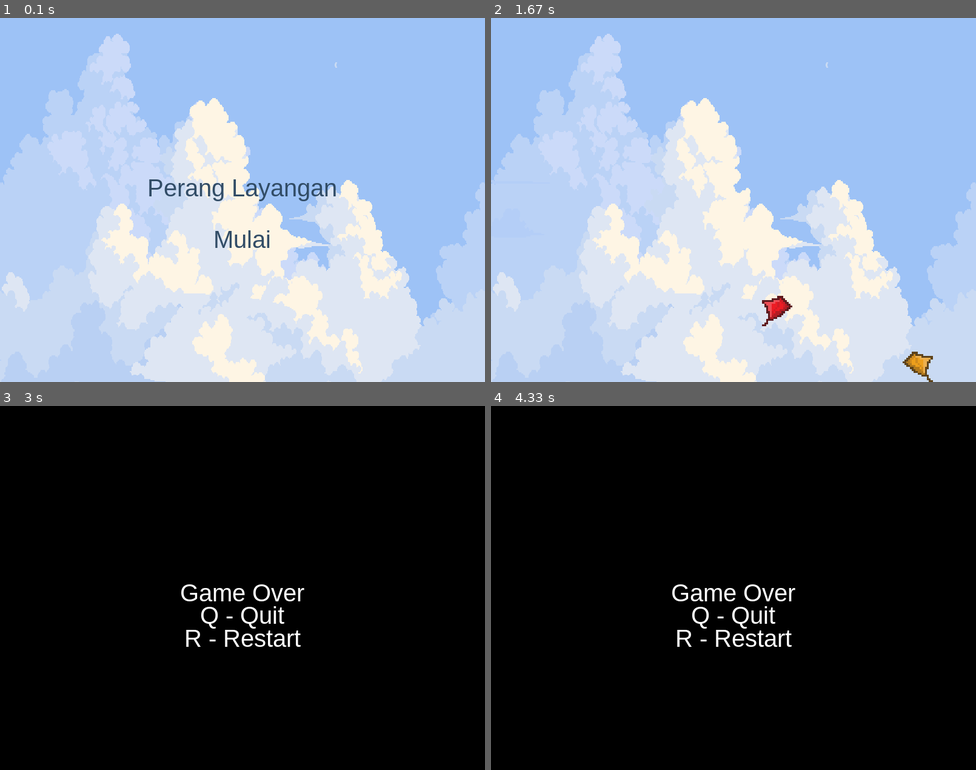
Above: before the commit, frames 1-4 (two rows, left to right).
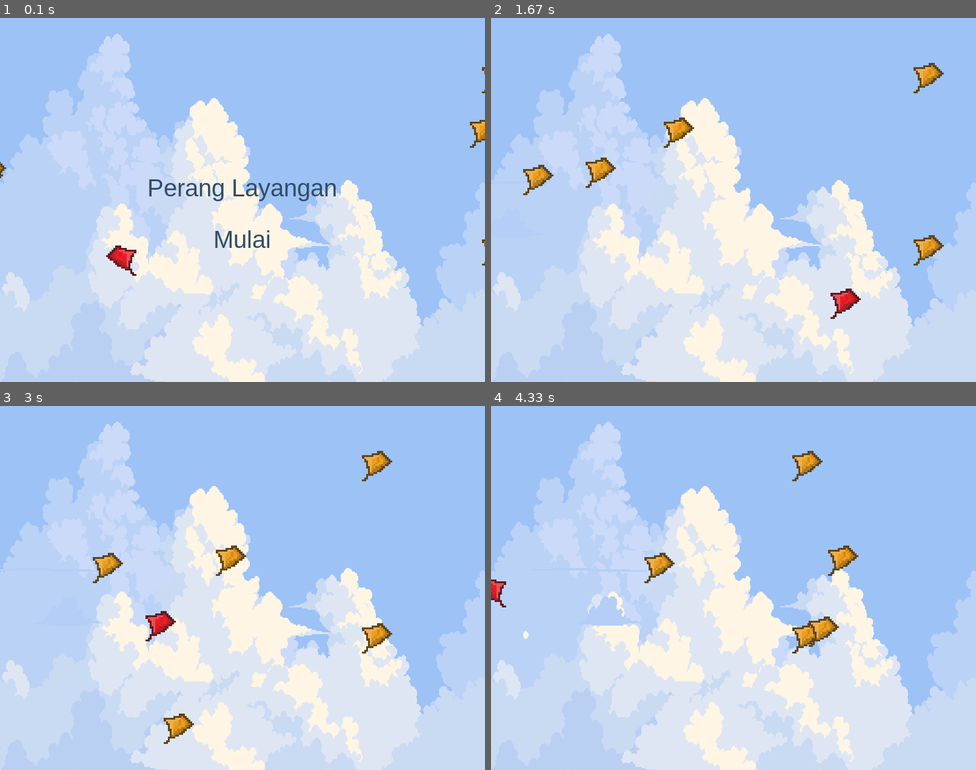
Above: after the commit, the same moments.

Repository: Tedorikk/PyGameLayangan
Game: pygame game, started from game_final_layangan.py
The game is run twice, just before and just after one commit, with the same random seed, the same clock (stepped at 60 frames per second) and the same inputs.
Inputs:
- Up to frame 1 (0.1 s): no input
- Up to frame 2 (1.67 s): tap Space at 0.33, 0.73, 1.03, 1.23, 1.53 s; hold Right 0.67-1.13 s; hold Right 1.17-1.63 s
- Up to frame 3 (3 s): hold Left 1.67-2.2 s; tap Space at 1.73, 2.03, 2.3, 2.6, 2.73 s; hold Left 2.23-2.63 s; hold Right from 2.67 s (still down)
- Up to frame 4 (4.33 s): tap Space at 3.03, 3.4, 3.7, 3.9, 4.2 s; release Right at 3.3 s; hold Left 3.33-3.8 s; hold Left 3.83-4.3 s

The runs differ from the first frame. In frame 1, 0.5% of the frame differs, in the area x 0-100%, y 12-71%; in frame 2, 2.1%; in frame 3, 100%, in the area x 0-100%, y 0-100%; in frame 4, 100%.

Commit message:
Fix Mekanisme Game

Diff:
--- a/game_final_layangan.py
+++ b/game_final_layangan.py
@@ -60,69 +60,116 @@
 
 layangan_selected = 0  # Layangan Default
 
-class Layangan:
+class Player(pg.sprite.Sprite):
     def __init__(self, image, x, y, speed=15, gravity=1.0, jump_strength=-10, max_jumps=2):
+        super().__init__()
         self.image = pg.transform.scale(image, (50, 50))
-        self.x = x
-        self.y = y
+        self.rect = self.image.get_rect(center=(x, y))
         self.speed = speed
         self.gravity = gravity
         self.jump_strength = jump_strength
         self.vertical_velocity = 0
         self.facing_left = True
-        self.on_ground = True
         self.horizontal_jump_speed = 5
         self.jump_cooldown = 250
         self.last_jump_time = 0
         self.jumps_left = max_jumps  # Jumlah lompatan tersisa yang diizinkan
         self.max_jumps = max_jumps  # Lompatan maksimal sebelum menyentuh tanah
-
-    def move_left(self, dt):
-        self.facing_left = True
-        self.x -= self.speed * dt / 1000
-
-    def move_right(self, dt):
-        self.facing_left = False
-        self.x += self.speed * dt / 1000
+        self.is_jumping = False  # Menandai jika pemain sedang melompat
 
     def jump(self):
-        current_time = pg.time.get_ticks()
-        if self.jumps_left > 0 and current_time - self.last_jump_time > self.jump_cooldown:
+        # Hanya melompat jika spasi ditekan dan masih bisa melompat
+        if self.jumps_left > 0 and not self.is_jumping:
             self.vertical_velocity = self.jump_strength
-            self.last_jump_time = current_time
+            self.is_jumping = True  # Set pemain dalam keadaan melompat
 
     def apply_gravity(self):
+        # Terus menerapkan gravitasi
         self.vertical_velocity += self.gravity
-        self.y += self.vertical_velocity
-        if self.y >= 550:  # Ground limit
-            self.y = 550
+        self.rect.y += self.vertical_velocity
+
+        # Reset jika menyentuh tanah
+        if self.rect.y >= 550:  # Batas tanah
+            self.rect.y = 550
             self.vertical_velocity = 0
-            self.on_ground = True
             self.jumps_left = self.max_jumps  # Reset lompatan saat menyentuh tanah
-        else:
-            self.on_ground = False
-
-    def update(self, dt):
-        # Gravity effect
+            self.is_jumping = False  # Kembali ke posisi tidak melompat
+
+    def update(self):
+        # Efek gravitasi
         self.apply_gravity()
 
-        # Horizontal movement when jumping
+        # Horizontal movement ketika melompat
         if self.vertical_velocity != 0:
             if self.facing_left:
-                self.x -= self.horizontal_jump_speed * dt / 100
+                self.rect.x -= self.horizontal_jump_speed
             else:
-                self.x += self.horizontal_jump_speed * dt / 100
+                self.rect.x += self.horizontal_jump_speed
+
+    def move_left(self):
+        self.rect.x -= self.speed
+        # Batas jendela kiri
+        if self.rect.x < 0:
+            self.rect.x = 0
+
+    def move_right(self):
+        self.rect.x += self.speed
+        # Batas jendela kanan
+        if self.rect.x > SCREEN_WIDTH - self.image.get_width():
+            self.rect.x = SCREEN_WIDTH - self.image.get_width()
 
     def draw(self, screen):
         # Flip image if facing left
         image_to_draw = pg.transform.flip(self.image, True, False) if self.facing_left else self.image
-        screen.blit(image_to_draw, (self.x, self.y))
-
-
-# Player and enemy initialization using Layangan class
-player = Layangan(layangan_image[layangan_selected], 200, 400)  # Initial position
-enemy = Layangan(layangan_image[ran.randint(0, 3)], 600, 400)  # Random enemy
-enemy_direction = 1  # 1 for right, -1 for left
+        screen.blit(image_to_draw, self.rect.topleft)
+
+class Enemy(pg.sprite.Sprite):
+    def __init__(self, image):
+        super().__init__()
+        self.image = pg.transform.scale(image, (50, 50))  # Mengubah ukuran gambar
+        self.rect = self.image.get_rect()
+        self.rect.y = ran.randint(0, SCREEN_HEIGHT - 75)  # Posisi acak untuk y
+        self.speed = ran.randint(1, 5)  # Kecepatan acak
+
+        # Tentukan arah awal: 1 untuk ke kanan, -1 untuk ke kiri
+        self.direction = ran.choice([-1, 1])
+        if self.direction == 1:  # Jika bergerak ke kanan
+            self.rect.x = -self.image.get_width()  # Muncul dari kiri
+        else:  # Jika bergerak ke kiri
+            self.rect.x = SCREEN_WIDTH  # Muncul dari kanan
+
+    def update(self):
+        self.rect.x += self.speed * self.direction  # Menggerakkan musuh secara horizontal
+
+        # Jika musuh keluar layar, reset posisi
+        if self.rect.right < 0 or self.rect.left > SCREEN_WIDTH:
+            self.reset_position()
+
+    def reset_position(self):
+        # Mengatur ulang posisi x dan y untuk kemunculan kembali
+        self.rect.y = ran.randint(0, SCREEN_HEIGHT - 75)  # Posisi y acak
+        self.direction *= -1  # Ubah arah bergerak
+
+        # Jika bergerak ke kanan, mulai dari kiri; jika ke kiri, mulai dari kanan
+        if self.direction == 1:
+            self.rect.x = -self.image.get_width()  # Muncul dari kiri
+        else:
+            self.rect.x = SCREEN_WIDTH  # Muncul dari kanan
+        self.speed = ran.randint(5, 10)  # Kecepatan acak untuk gerakan berikutnya
+
+    def draw(self, screen):
+        screen.blit(self.image, self.rect.topleft)  # Menggambar musuh ke layar
+
+# Player and enemies initialization
+player = Player(layangan_image[layangan_selected], 200, 400)  # Initial position
+enemies = pg.sprite.Group()  # Mengelompokkan semua musuh
+
+# Menambahkan beberapa musuh ke dalam kelompok enemies
+enemies = pg.sprite.Group()
+# Menambahkan beberapa musuh
+for _ in range(5):  # Menambahkan 5 musuh
+    enemy = Enemy(layangan_image[ran.randint(0, 3)])
+    enemies.add(enemy)
 
 running = True
 
@@ -135,67 +182,75 @@
         if event.type == pg.QUIT:
             running = False
 
-    # Gambar background
-    screen.blit(background_image, (0, 0))  # Menampilkan gambar background di lapisan paling bawah
-    screen.blit(moon_sprite, (0, 0))  # Menampilkan gambar bulan satu lapisan diatas gambar latar belakang
-    screen.blit(cloud1_sprite, (0, 0))  # Menampilkan gambar awan lapisan bawah satu lapisan diatas gambar bulan
-    screen.blit(cloud2_sprite, (0, 0))  # Menampilkan gambar awan lapisan atas satu lapisan diatas gambar awan lapisan bawah
-
-    cloud_moving_x += cloud_speed  # Menggerakkan awan ke kanan
-
-    if cloud_moving_x > SCREEN_WIDTH:  # Jika awan keluar layar, awan kembali ke awal
-        cloud_moving_x = -cloud_moving_sprite.get_width()
-        cloud_moving_y = ran.randint(0, 100)
-
-    # Menampilkan gambar awan bergerak
-    screen.blit(cloud_moving_sprite, (cloud_moving_x, cloud_moving_y))
-
-    # Panggil fungsi untuk menggambar menu
+        # Update semua musuh
+        enemies.update()
+        # Memeriksa tombol untuk restart atau quit
+        if game_state == "game_over":
+            if event.type == pg.KEYDOWN:
+                if event.key == pg.K_r:
+                    # Restart game
+                    player = Player(layangan_image[layangan_selected], 200, 400)  # Reset player
+                    enemies.empty()  # Hapus semua musuh
+                    # Tambahkan musuh baru
+                    for _ in range(5):
+                        # Menambahkan beberapa musuh
+                        enemy = Enemy(layangan_image[ran.randint(0, 3)])
+                        enemies.add(enemy)
+                    game_state = "playing"  # Kembali ke state bermain
+                elif event.key == pg.K_q:
+                    running = False
+
+        # Kontrol untuk pemain
+        if game_state == "playing":
+            keys = pg.key.get_pressed()
+            if keys[pg.K_LEFT]:
+                player.move_left()
+                player.facing_left = True  # Update arah pemain
+            if keys[pg.K_RIGHT]:
+                player.move_right()
+                player.facing_left = False  # Update arah pemain
+            if keys[pg.K_SPACE]:
+                player.jump()  # Melompat jika spasi ditekan
+            else:
+                player.is_jumping = False  # Set pemain tidak dalam keadaan melompat jika spasi tidak ditekan
+
+    # Pembaruan status permainan
+    if game_state == "playing":
+        player.update()  # Pembaruan status pemain
+        enemies.update()  # Pembaruan status musuh
+
+        # Cek tabrakan antara pemain dan musuh
+        if pg.sprite.spritecollideany(player, enemies):
+            game_state = "game_over"  # Ubah state permainan ke game over
+
+    # Menggambar semua elemen di layar
+    screen.blit(background_image, (0, 0))  # Menggambar latar belakang
+    screen.blit(cloud1_sprite, (0, 0))  # Menggambar awan statis
+    screen.blit(cloud2_sprite, (0, 0))  # Menggambar awan statis
+
+    # Menggambar awan bergerak
+    cloud_moving_x += cloud_speed
+    if cloud_moving_x > SCREEN_WIDTH:
+        cloud_moving_x = -cloud_moving_sprite.get_width()  # Reset posisi awan saat keluar layar
+    screen.blit(cloud_moving_sprite, (cloud_moving_x, cloud_moving_y))  # Menggambar awan yang bergerak
+
+    player.draw(screen)  # Menggambar pemain
+    enemies.draw(screen)  # Menggambar musuh
+
+    # Menampilkan menu awal
     keys = pg.key.get_pressed()
     if game_state == "start_menu":
         draw_start_menu()
         if keys[pg.K_SPACE]:
-            player.x, player.y = (SCREEN_WIDTH//2), SCREEN_HEIGHT//2
-            game_state = "game"
-            game_over = False
+            game_state = "playing"
     elif game_state == "game_over":
-        draw_game_over_screen()
+        draw_game_over_screen()  # Menggambar layar game over
         if keys[pg.K_r]:
             game_state = "start_menu"
         if keys[pg.K_q]:
             pg.quit()
             quit()
-    elif game_state == "game":
-        # Gerakan kiri dan kanan menggunakan keyboard untuk player
-        if keys[pg.K_LEFT]:
-            player.move_left(dt)
-        if keys[pg.K_RIGHT]:
-            player.move_right(dt)
-
-        # Lompatan
-        if keys[pg.K_SPACE]:
-            player.jump()  # Memanggil fungsi lompatan jika tombol spasi ditekan
-
-        # Update posisi dan gerakan player
-        player.update(dt)
-
-        # Gerakan acak musuh
-        enemy.x += enemy_direction * 3  # Gerakan musuh
-        if enemy.x < 0 or enemy.x > SCREEN_WIDTH - enemy.image.get_width():  # Bounce back
-            enemy_direction *= -1  # Ubah arah gerakan musuh
-        enemy.update(dt)  # Update enemy
-
-        # Deteksi kolisi antara player dan enemy
-        if (player.x < enemy.x + enemy.image.get_width() and
-            player.x + player.image.get_width() > enemy.x and
-            player.y < enemy.y + enemy.image.get_height() and
-            player.y + player.image.get_height() > enemy.y):
-            game_state = "game_over"  # Set game state to game over jika terjadi kolisi
-
-        # Gambar player dan musuh
-        player.draw(screen)
-        enemy.draw(screen)
-
-    pg.display.update()  # Update tampilan game
-
-pg.quit()  # Keluar dari game
+
+    pg.display.update()  # Refresh layar
+
+pg.quit()  # Menghentikan pygame
